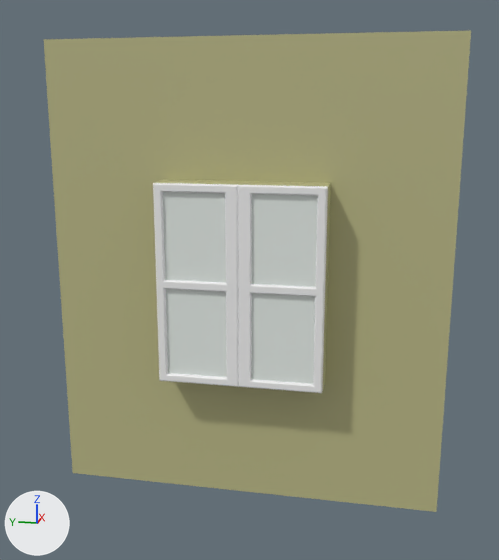
Renders of the FBX model Assets/Apartment/Window_SM.fbx from each side of a commit.
The view is the same before and after, from a 50 mm lens placed at (-4.94, -2.52, 3.0), pointed at (-0.11, -1.56, 1.79). Every picture has the same lights, and +X, +Y and +Z are marked at lower left. The first picture is the older version. Where no turn or scale is listed for an object, it has been applied to the vertices.

Objects in the first picture: 'Wall_Window'.
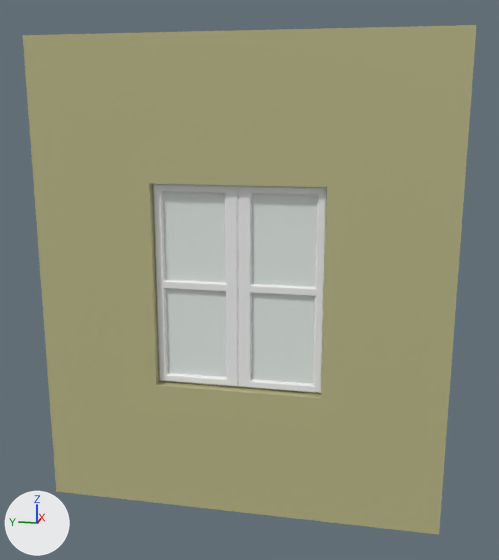
Changed parts and their boxes [x1, y1, x2, y2] in the pictures (499 x 560 px):
'Wall_Window', reshaped (6% wider): before [44, 30, 471, 512]; after [23, 25, 477, 535]
part 1 of me_mesh, added (beige): after [23, 25, 477, 535]

What changed in the scene script:
```text
Change me_mesh:
    used by ob_wall_window; location = (0.0, 0.0, 0.0)
    remove me_mesh.from_pydata(...)  # 668 vertices, 641 faces; spans x -0.25..0.05, y -3.0..0.0, z 0.0..3.5
    add me_mesh.from_pydata(...)  # 692 vertices, 679 faces; spans x -0.3..0.05, y -3.0..0.0, z 0.0..3.5
    me_mesh part 1
    12 vertices are added at x -0.3..-0.21, y -2.12..-0.88, z 0.99..2.5
    12 new vertices lie (-0.3, 0.0, 0.0) away from vertices in x 0.0, y -3.0..0.0, z 0.0..3.5
    38 new faces join them, mat_wallpaper_mat (beige #bbb987)
```
